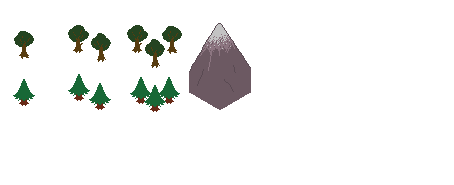
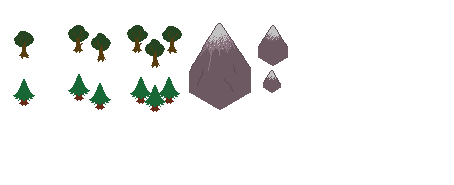
Two versions of the same layered image (454x185). Layer-by-layer changes:
added layer "mtsmall" above "mtmedium" over [258, 25, 288, 66]
added layer "mtmedium" above "mtlarge" over [263, 70, 281, 93]
